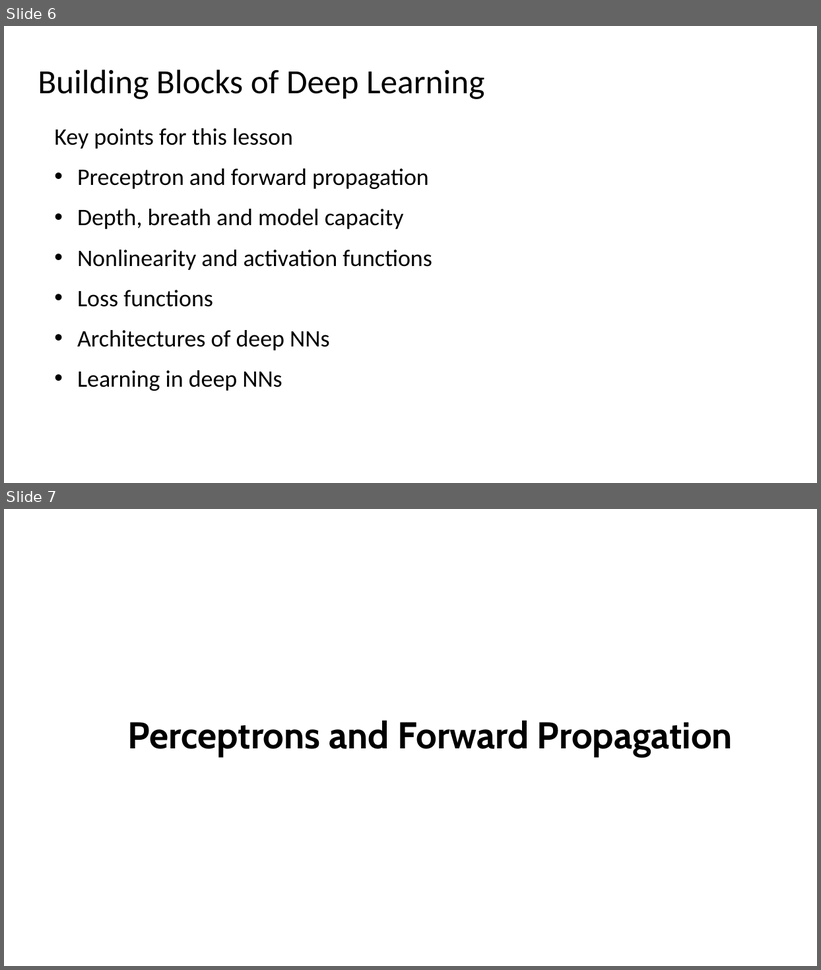
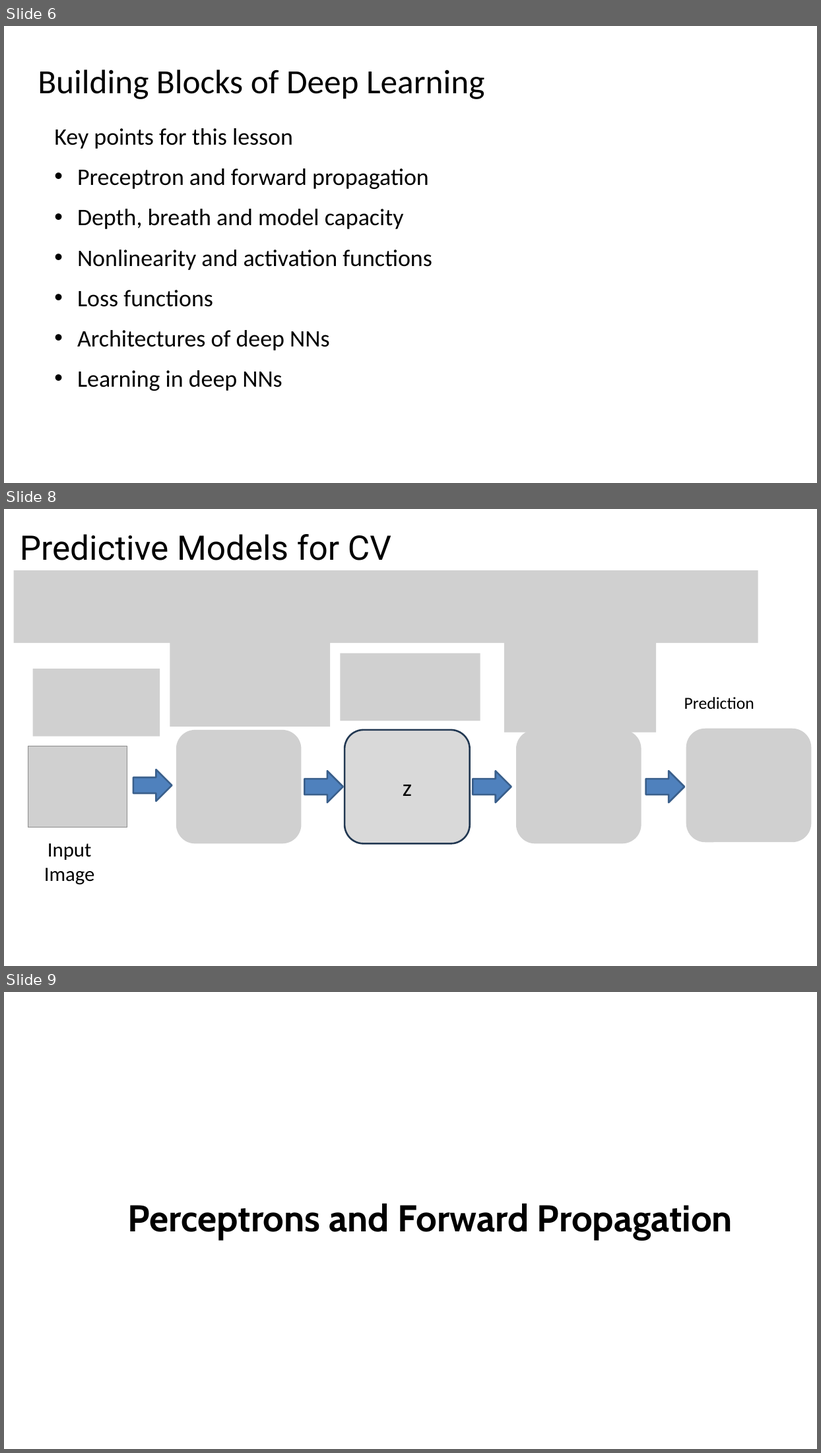
Before and after one commit to StephenElston/CSCI-E25, a slide deck: Slides/5_BuildingBlocksOfDeepLearning.pptx. Shown one above the other, each under a label of ours: slides 6 and 7 before the commit, slides 6, 8 and 9 after it; the slides between them are not shown. The pictures are 821x970 and 821x1453 pixels, drawn with LibreOffice and Linux fonts; fonts in the diff are those of the drawing; grey boxes stand for pictures. Boxes give left, top, right and bottom in pixels: in the first picture for what was removed or moved away, otherwise in the second. Text is boxed around its words. In the diff, an @@ line names an element or a change of style, - is before the commit and + after.

Commit message:
Small updates to slides and added slide on embedding for predictive CV tasks

```diff
--- a/Slides/5_BuildingBlocksOfDeepLearning.pptx
+++ b/Slides/5_BuildingBlocksOfDeepLearning.pptx
@@ slide 8 added at [4, 509, 817, 966], background #FFFFFF @@
@@ title added at [20, 534, 391, 560], 40 pt, text #000000 @@
+Predictive Models for CV
@@ picture added at [14, 570, 758, 643] @@
@@ picture added at [170, 638, 330, 727] @@
@@ picture added at [504, 642, 656, 733] @@
@@ picture added at [340, 654, 481, 722] @@
@@ picture added at [32, 669, 160, 737] @@
@@ text added at [684, 697, 754, 709], 20 pt, text #000000 @@
+Prediction
@@ picture added at [176, 730, 301, 844] @@
@@ rounded rectangle added at [345, 730, 470, 844], fill #D9D9D9, outline #233953 2 pt, 28 pt, text #000000 @@
+z
@@ picture added at [516, 730, 642, 844] @@
@@ picture added at [686, 729, 812, 843] @@
@@ picture added at [28, 747, 127, 827] @@
@@ right arrow added at [133, 770, 172, 802], fill #4F81BD, outline #3A5F8C 2 pt @@
@@ right arrow added at [305, 771, 343, 803], fill #4F81BD, outline #3A5F8C 2 pt @@
@@ right arrow added at [473, 771, 512, 803], fill #4F81BD, outline #3A5F8C 2 pt @@
@@ right arrow added at [646, 771, 684, 803], fill #4F81BD, outline #3A5F8C 2 pt @@
@@ text added at [44, 844, 95, 885], 24 pt, text #000000 @@
+Input Image
@@ what was slide 7 is now slide 9 @@
```
Also in this commit, not shown: 5 slides changed, 1 other slide added.
